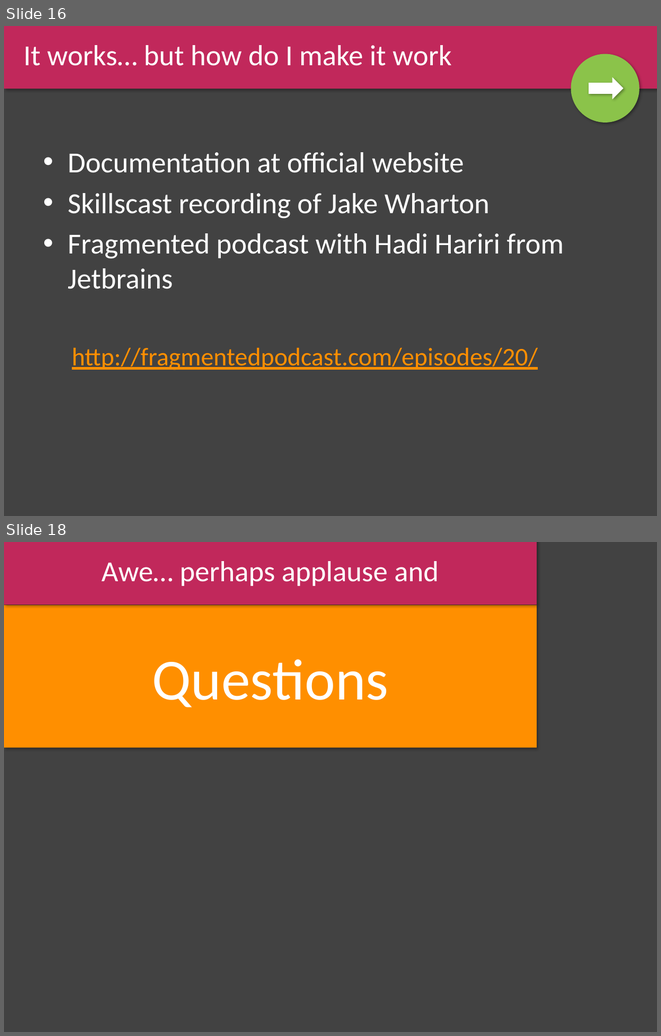
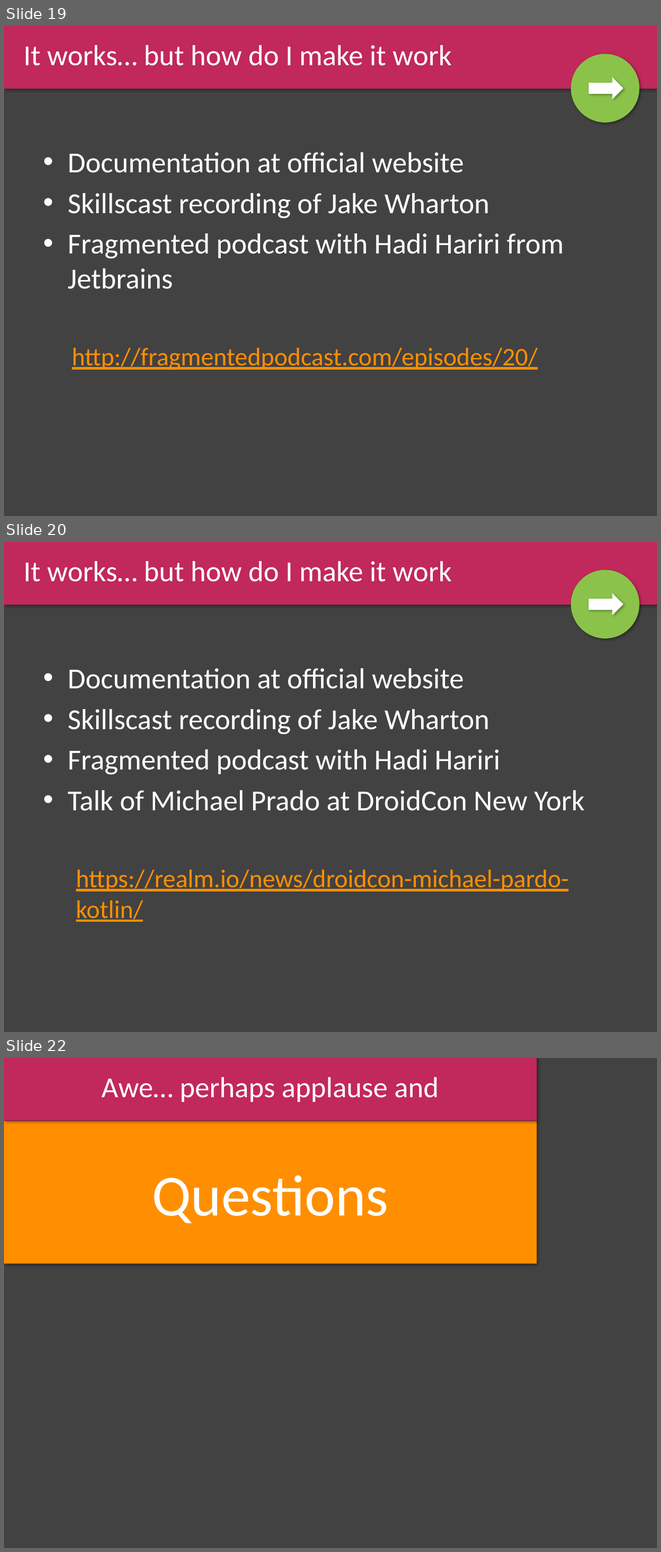
Before and after one commit to Endran/KotlinExample, a slide deck: Kotlin.pptx. Shown one above the other, each under a label of ours: slides 16 and 18 before the commit, slides 19, 20 and 22 after it; the slides between them are not shown. The pictures are 661x1036 and 661x1552 pixels, drawn with LibreOffice and Linux fonts; fonts in the diff are those of the drawing; background and template pictures are left out. Boxes give left, top, right and bottom in pixels: in the first picture for what was removed or moved away, otherwise in the second. Text is boxed around its words. In the diff, an @@ line names an element or a change of style, - is before the commit and + after.

```diff
--- a/Kotlin.pptx
+++ b/Kotlin.pptx
@@ slide 20 added at box(4, 542, 657, 1032), background #424242 @@
@@ rectangle added at box(4, 542, 657, 605), fill #C1285B, 32 pt, text #FFFFFF @@
+It works… but how do I make it work
@@ ellipse added at box(571, 570, 639, 638), fill #8BC34A @@
@@ right arrow added at box(589, 593, 623, 615), fill #FFFFFF @@
@@ text added at box(68, 668, 584, 921), 32 pt, text #FFFFFF @@
+• Documentation at official website
+• Skillscast recording of Jake Wharton
+• Fragmented podcast with Hadi Hariri
+• Talk of Michael Prado at DroidCon New York
+  https://realm.io/news/droidcon-michael-pardo-kotlin/
@@ what was slide 16 is now slide 19 @@
@@ what was slide 18 is now slide 22 @@
```
Also in this commit, not shown: 4 slides changed, 3 other slides added.
